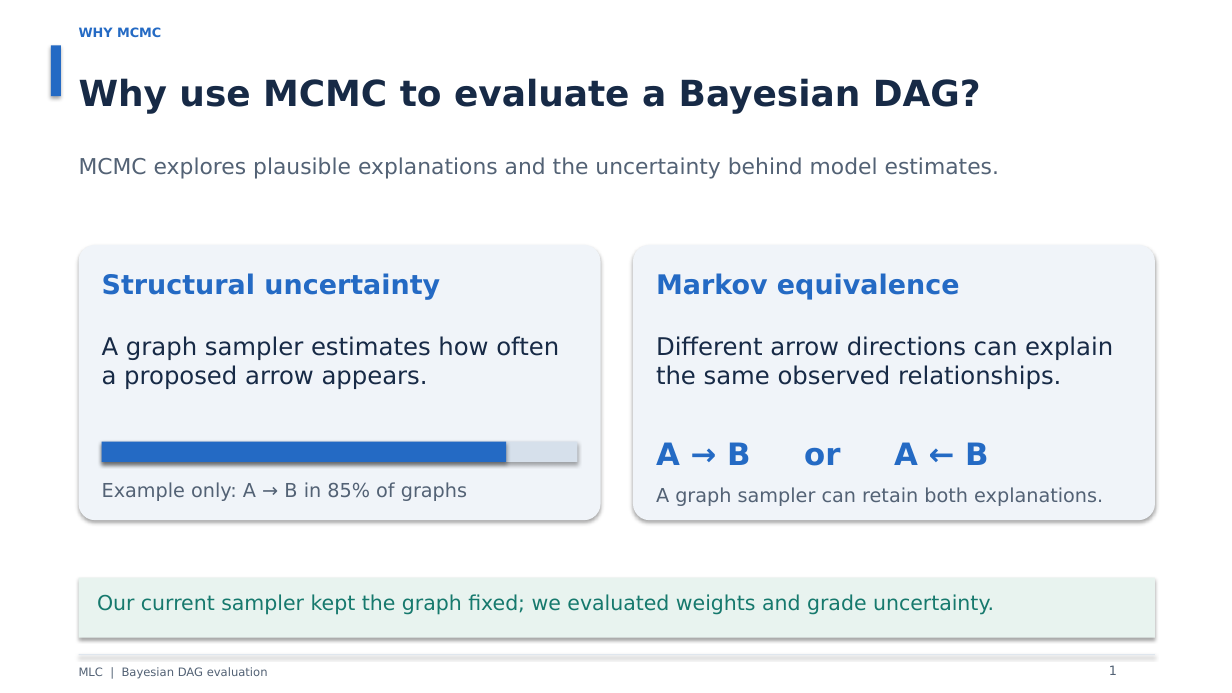
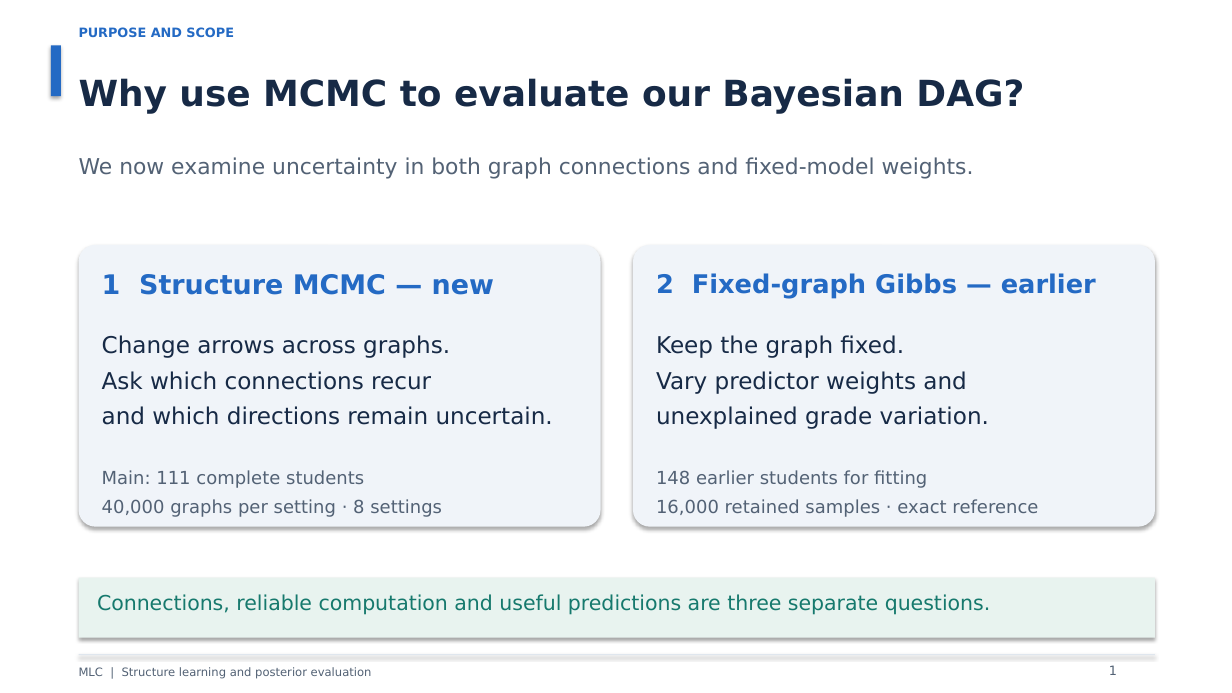
Before and after one commit to ayaan-27/UCI_Capstone_Project, a slide deck: slide 1 of deliverables/MLC_MCMC_and_Posterior_Sampling.pptx. Drawn at 1232x693 pixels with LibreOffice and Linux fonts; fonts in the diff are those of the drawing. Boxes give left, top, right and bottom in pixels: in the first picture for what was removed or moved away, otherwise in the second. Text is boxed around its words. In the diff, an @@ line names an element or a change of style, - is before the commit and + after.

Commit message:
Update six-slide MCMC deck with actual graph findings and clear visual walkthroughs

```diff
--- a/deliverables/MLC_MCMC_and_Posterior_Sampling.pptx
+++ b/deliverables/MLC_MCMC_and_Posterior_Sampling.pptx
@@ text at (79,27,234,37): text changed @@
-WHY MCMC
+PURPOSE AND SCOPE
@@ text at (79,78,1024,114): text changed @@
-Why use MCMC to evaluate a Bayesian DAG?
+Why use MCMC to evaluate our Bayesian DAG?
@@ text at (79,157,974,179): text changed @@
-MCMC explores plausible explanations and the uncertainty behind model estimates.
+We now examine uncertainty in both graph connections and fixed-model weights.
@@ rounded rectangle: place and size @@
-rounded rectangle at (79,245,601,520)
+rounded rectangle at (79,245,601,527)
@@ rounded rectangle: place and size @@
-rounded rectangle at (633,245,1155,520)
+rounded rectangle at (633,245,1155,527)
@@ text at (102,274,494,295): text changed @@
-Structural uncertainty
+1 Structure MCMC — new
@@ text removed at (656,273,960,300) @@
-Markov equivalence
@@ text added at (656,273,1096,299), 20 pt, text #246AC4, bold @@
+2 Fixed-graph Gibbs — earlier
@@ text at (102,335,553,425): text changed; size 19 to 18 pt @@
-A graph sampler estimates how often a proposed arrow appears.
+Change arrows across graphs.
+Ask which connections recur
+and which directions remain uncertain.
@@ text removed at (656,336,1113,389) @@
-Different arrow directions can explain the same observed relationships.
@@ text added at (656,335,989,429), 18 pt, text #172A46 @@
+Keep the graph fixed.
+Vary predictor weights and
+unexplained grade variation.
@@ rectangle removed at (102,442,578,462) @@
@@ rectangle removed at (102,442,506,462) @@
@@ text removed at (656,442,988,466) @@
-A → B or A ← B
@@ text added at (102,470,442,517), 14 pt, text #536275 @@
+Main: 111 complete students
+40,000 graphs per setting · 8 settings
@@ text added at (656,470,1038,517), 14 pt, text #536275 @@
+148 earlier students for fitting
+16,000 retained samples · exact reference
@@ text removed at (102,482,467,501) @@
-Example only: A → B in 85% of graphs
@@ text removed at (656,487,1103,506) @@
-A graph sampler can retain both explanations.
@@ text at (97,594,991,615): text changed @@
-Our current sampler kept the graph fixed; we evaluated weights and grade uncertainty.
+Connections, reliable computation and useful predictions are three separate questions.
@@ text at (79,667,372,679): text changed @@
-MLC | Bayesian DAG evaluation
+MLC | Structure learning and posterior evaluation
```
Also in this commit, not shown: 4 other slides changed, 1 slide added, 1 slide removed, 4 other files.
